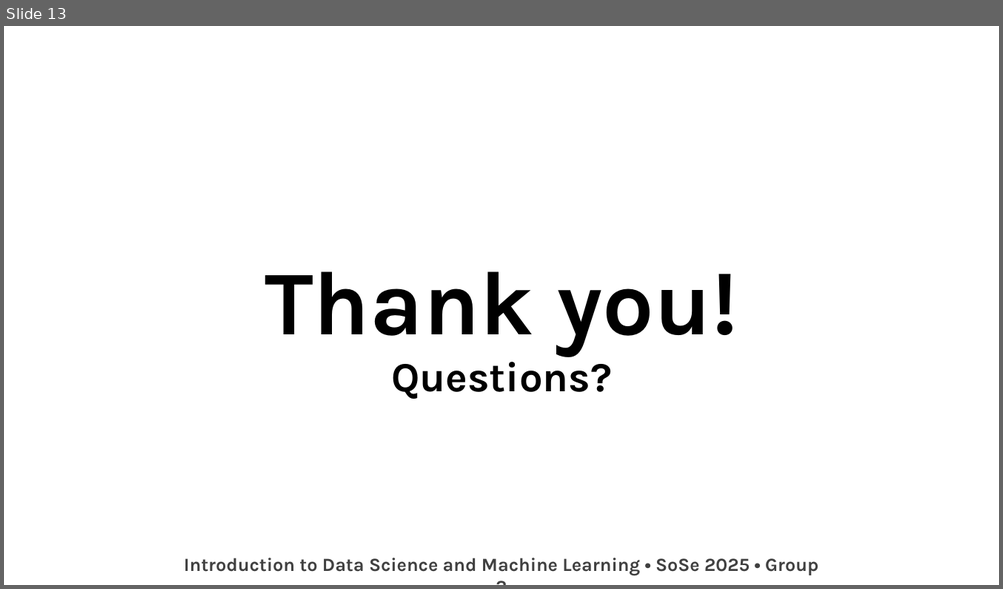
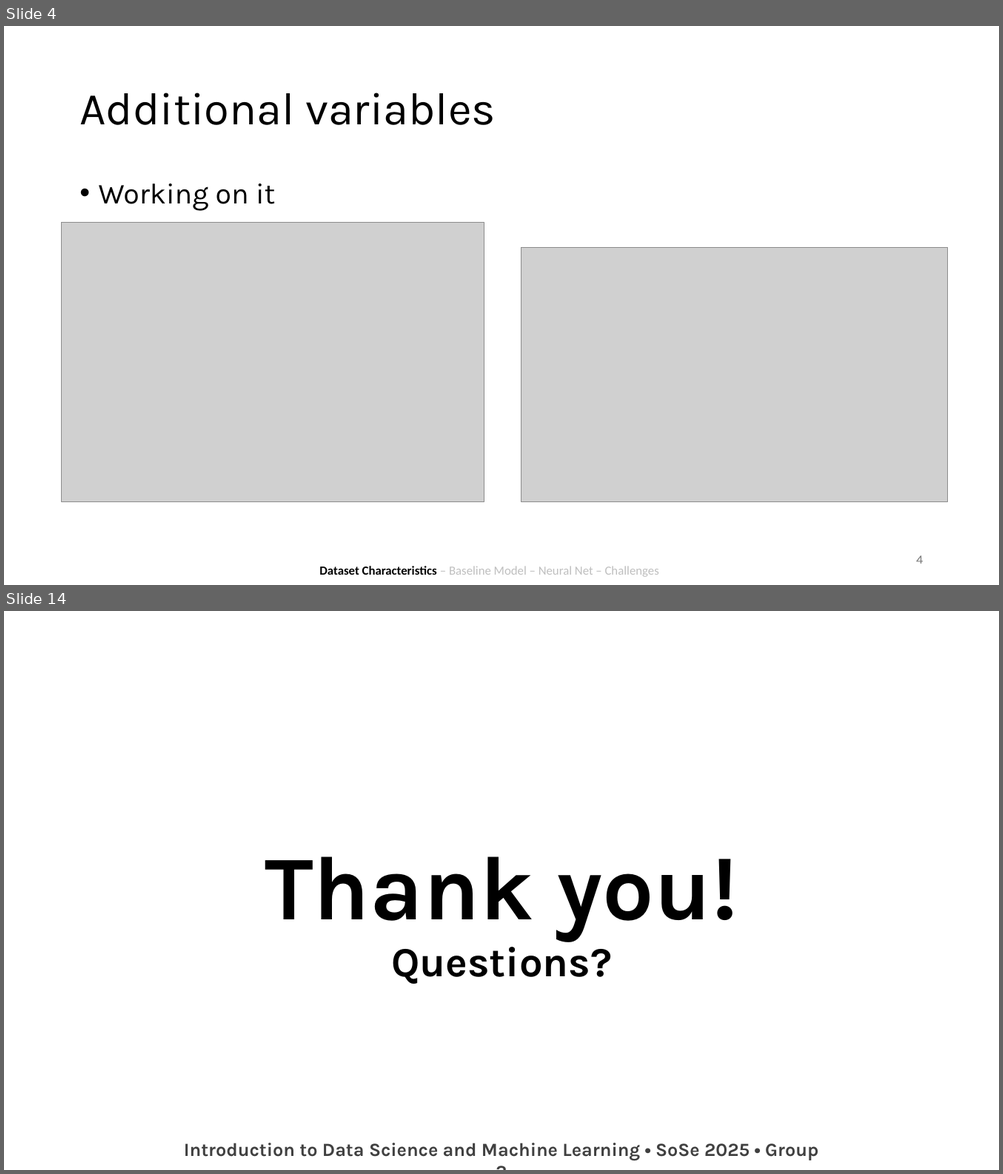
Before and after one commit to antonroefer/bakery-sales-prediction-group-3, a slide deck: 4_Presentation/Group 3.pptx. Shown one above the other, each under a label of ours: slide 13 before the commit, slides 4 and 14 after it; the slides between them are not shown. The pictures are 1003x589 and 1003x1174 pixels, drawn with LibreOffice and Linux fonts; fonts in the diff are those of the drawing; grey boxes stand for pictures; background and template pictures are left out. Boxes give left, top, right and bottom in pixels: in the first picture for what was removed or moved away, otherwise in the second. Text is boxed around its words. In the diff, an @@ line names an element or a change of style, - is before the commit and + after.

```diff
--- a/4_Presentation/Group 3.pptx
+++ b/4_Presentation/Group 3.pptx
@@ slide 4 added at (x1=4, y1=26, x2=999, y2=585), background #FFFFFF @@
@@ title added at (x1=79, y1=93, x2=495, y2=125), 44 pt, text #000000 @@
+Additional variables
@@ text added at (x1=99, y1=184, x2=275, y2=211), 28 pt, text #000000 @@
+• Working on it
@@ picture added at (x1=62, y1=222, x2=484, y2=502) @@
@@ picture added at (x1=521, y1=247, x2=948, y2=502) @@
@@ page number added at (x1=916, y1=556, x2=922, y2=564), 12 pt, text #797979 @@
+4
@@ text added at (x1=319, y1=566, x2=659, y2=577), 12 pt, text #BFBFBF @@
+Dataset Characteristics – Baseline Model – Neural Net – Challenges
@@ what was slide 13 is now slide 14 @@
```
Also in this commit, not shown: 10 slides changed, 1 other slide added.
